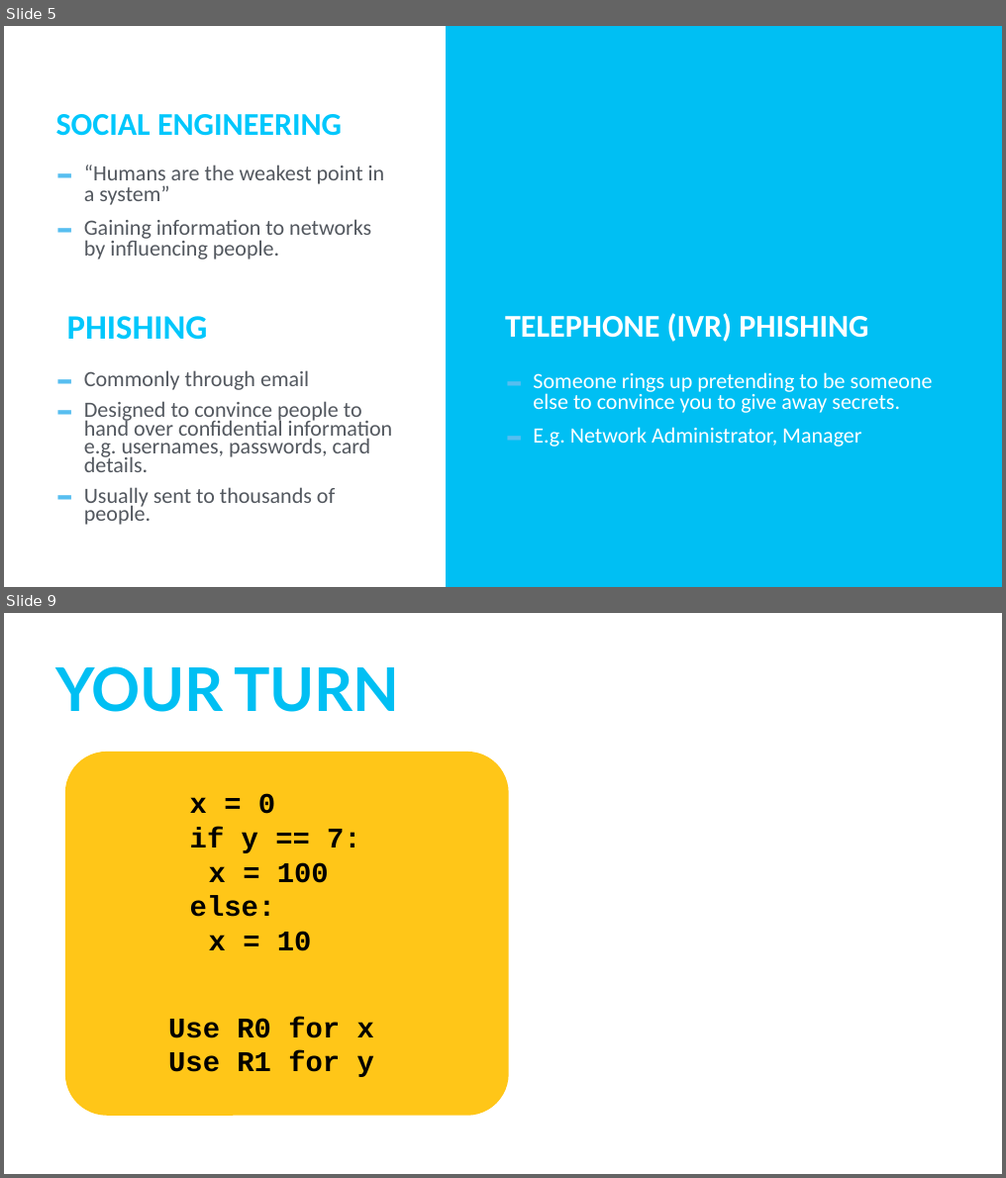
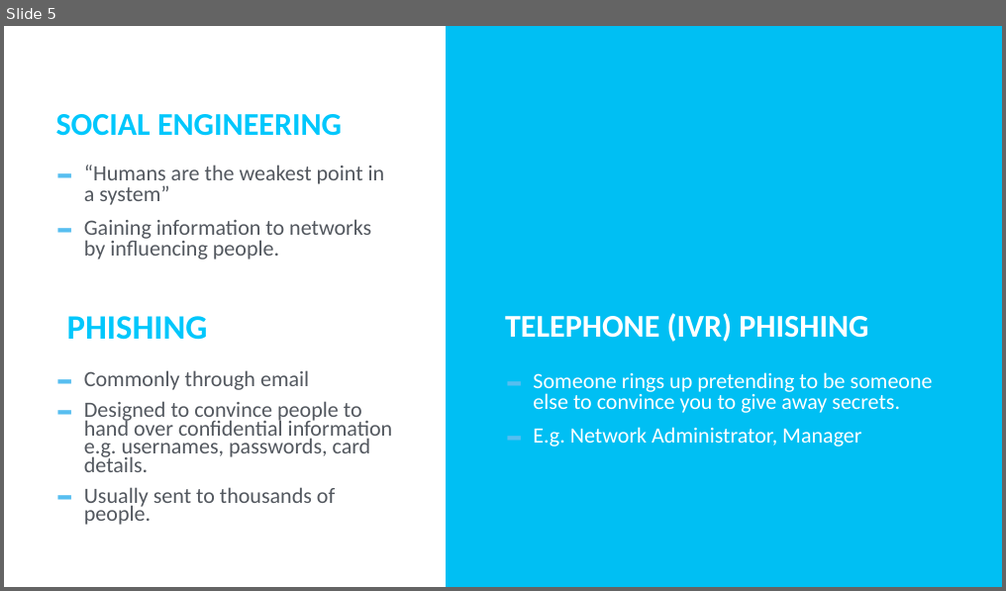
Before and after one commit to TommyWoodley/teaching, a slide deck: Y10/Attacks/AttacksPresentation.pptx. Shown one above the other, each under a label of ours: slides 5 and 9 before the commit, slide 5 after it; the slides between them are not shown. The pictures are 1006x1178 and 1006x591 pixels, drawn with LibreOffice and Linux fonts; fonts in the diff are those of the drawing. Boxes give left, top, right and bottom in pixels: in the first picture for what was removed or moved away, otherwise in the second. Text is boxed around its words. In the diff, an @@ line names an element or a change of style, - is before the commit and + after.

```diff
--- a/Y10/Attacks/AttacksPresentation.pptx
+++ b/Y10/Attacks/AttacksPresentation.pptx
@@ slide 9 removed at <box>4,613,1002,1174</box>, background #FFFFFF @@
@@ title removed at <box>56,666,399,712</box> @@
-YOUR TURN
@@ rounded rectangle removed at <box>65,752,509,1116</box> @@
@@ text removed at <box>190,793,361,952</box> @@
-x = 0
-if y == 7:
-  x = 100
-else:
-  x = 10
@@ text removed at <box>168,1017,374,1077</box> @@
-Use R0 for x
-Use R1 for y
```
Also in this commit, not shown: 4 slides added, 7 other slides removed, 1 other file.
